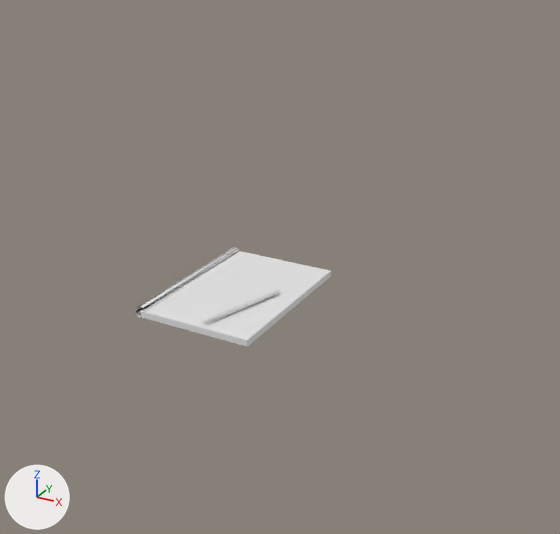
What one commit did to the FBX model DX11/Client/Bin/Resources/Meshes/Note/Notepad_Open.fbx.
Both versions are drawn from a 50 mm camera at (0.919, -1.271, 0.713) aimed at (0.256, -0.066, 0.111). Lighting does not change. The marker at lower left points along +X, +Y and +Z. Materials are left out; every surface is plain grey. Where no turn or scale is listed for an object, it has been applied to the vertices.

Objects in the first picture: 'Notepad', 'Sharpie_Marker', 'Sharpie_Marker_CAP', 'notepad_bottom'.
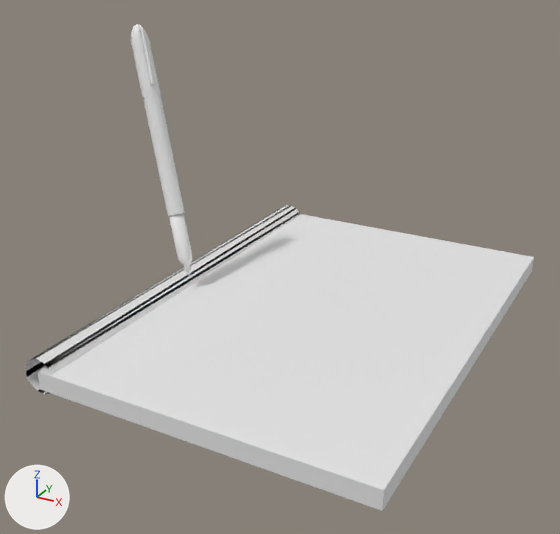
Where the newer file only moved an object's origin or applied its transform, the numbers keep the older frame.

Edits to the bpy script that builds the scene:
```text
Change me_scene_002:
    used by ob_sharpie_marker; parent = ob_notepad; location = (19.11, 1.321, 1.521); rotation_euler = (-1.309, 0.167, -2.122), in degrees (-75, 9.6, -122)
    remove me_scene_002.from_pydata(...)  # 288 vertices, 552 faces; spans x -0.7..0.7, y -12.0..4.2, z -0.5..0.9
    add me_scene_002.from_pydata(...)  # 288 vertices, 552 faces; spans x -1.8..1.8, y -30.5..10.7, z -1.3..2.2
    me_scene_002 part 1: 288 of 288 vertices moved; they spanned x -0.7..0.7, y -12.0..4.2, z -0.5..0.9 and now span x -1.8..1.8, y -30.5..10.7, z -1.3..2.2; mean shift (0.0, -1.6, 0.3); largest move (-0.1, -12.0, 0.5) -> (-0.2, -30.5, 1.4)
Change me_scene_001:
    where me_scene_001.from_pydata(...)  # 8 vertices, 12 faces; spans x 0.002..0.252, y -0.182..0.182, z -0.014..0.0
    used by ob_notepad_bottom; location = (-0.002, 0.0, 0.005)
    me_scene_001 part 2: the whole mesh is scaled about the mesh origin by 2.54
Change me_scene_003:
    where me_scene_003.from_pydata(...)  # 164 vertices, 324 faces; spans x -0.0137..0.0145, y -0.0274..0.0299, z -0.0065..0.0083
    used by ob_sharpie_marker_cap; location = (0.153, -0.144, 0.011)
    me_scene_003 part 3: the whole mesh is turned -99.8 degrees about the x axis through its middle and scaled by 2.54, then moved by (-0.2523, 0.1571, 0.4477)
Add me_scene_1:
    me_scene_1.from_pydata(...)  # 40 vertices, 40 faces; spans x -3.6..3.2, y -3.4..3.4, z -45.8..45.8
Change ob_sharpie_marker:
    ob_sharpie_marker.parent: ob_notepad -> ob_idle_anim
    ob_sharpie_marker.location: (19.11, 1.321, 1.521) -> (-0.264, 14.0, 3.863)
    ob_sharpie_marker.rotation_euler: (-1.309, 0.167, -2.122) -> (0.318, -1.028, -3.102)  # degrees (-75, 9.6, -122) -> degrees (18, -59, -178)
Change ob_notepad_bottom:
    ob_notepad_bottom.location: (-0.002, 0.0, 0.005) -> (-0.005, 0.0, 0.012)
Remove ob_notepad:
    ob_notepad = bpy.data.objects.new('Notepad', me_scene)
    ob_notepad.location = (0.0, 0.0, 0.0)
    ob_notepad.rotation_euler = (1.571, 0.0, 0.0)  # degrees (90, 0, 0)
    ob_notepad.scale = (0.01, 0.01, 0.01)
Add ob_idle_anim:
    ob_idle_anim = bpy.data.objects.new('Idle_Anim', me_scene_1)
    ob_idle_anim.location = (0.0, 0.0, 0.0)
    ob_idle_anim.rotation_euler = (1.571, 0.0, 0.0)  # degrees (90, 0, 0)
    ob_idle_anim.scale = (0.01, 0.01, 0.01)
```

Changed parts and their boxes [x1, y1, x2, y2] in the pictures (560 x 534 px):
'notepad_bottom', mesh rescaled, moved (160% wider, 207% taller): before [141, 251, 331, 347]; after [38, 214, 534, 511]
'Idle_Anim', added: after [25, 205, 300, 394]
'Sharpie_Marker', reshaped, moved, turned: before [225, 290, 280, 315]; after [143, 95, 192, 276]
'Sharpie_Marker_CAP', mesh turned: before [202, 309, 228, 325]; after [131, 24, 161, 98]
'Notepad', deleted: before [136, 247, 240, 319]
